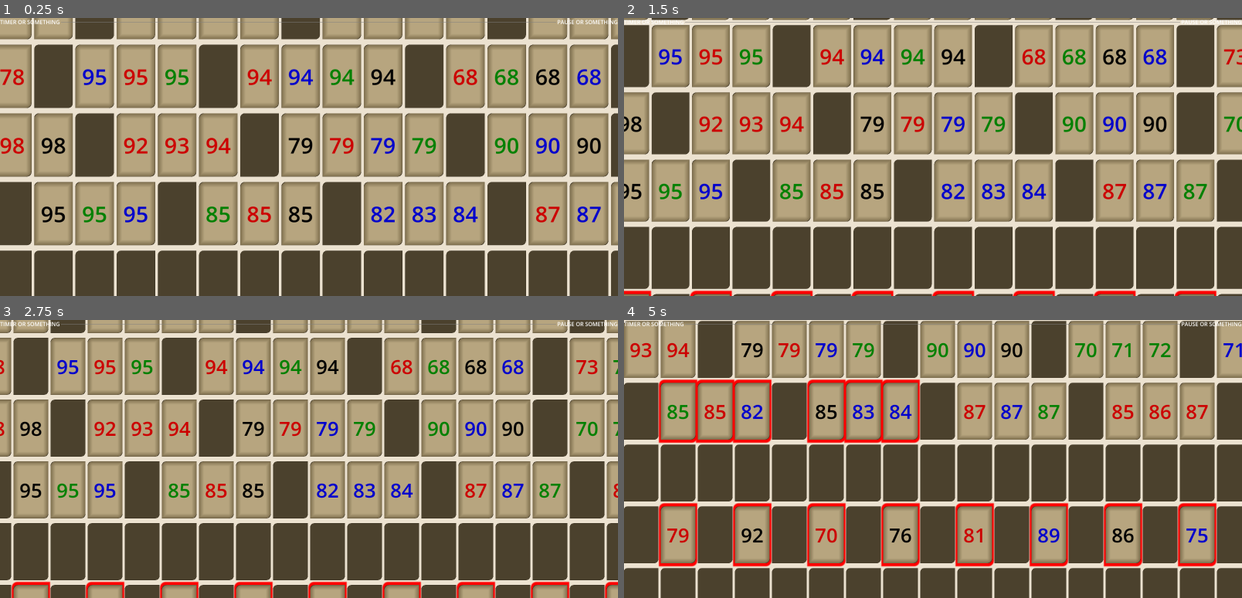
Above: before the commit, frames 1-4 (two rows, left to right).
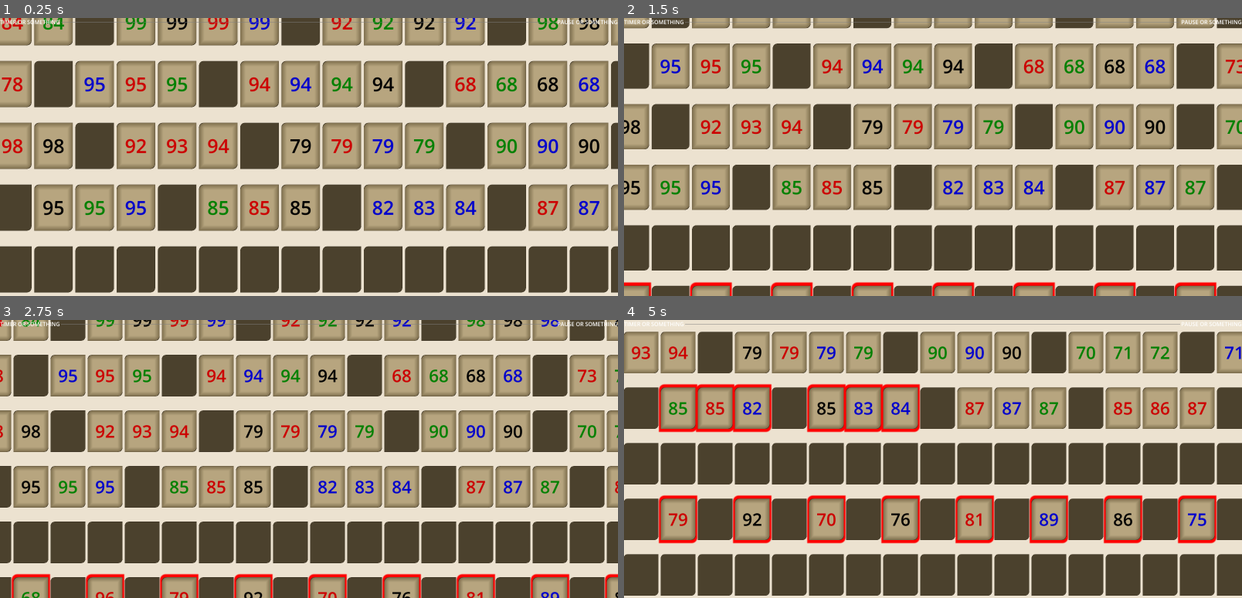
Above: after the commit, the same moments.

Repository: DaltonBaum/RummyCubed
Game: Godot game, scene res://scenes/game_board/game.tscn
Two runs of this game, one before a commit and one after it. Both use one fixed random seed, a clock stepped at 60 frames per second and the inputs below. This scene is started directly instead of the project's main scene.
Inputs (mouse positions are in pixels of both pictures, inside the frame that each line leads up to):
- Up to frame 1 (0.25 s): no input
- Up to frame 2 (1.5 s): tap Enter at 0.5 s; move the mouse to (1068, 143) at 0.52 s; hold D 0.53-1.25 s; click (1068, 143) at 0.67 s; tap Space at 1.25 s; drag from (809, 170) to (902, 212) at 1.27 s
- Up to frame 3 (2.75 s): tap Enter at 2 s; move the mouse to (370, 397) at 2.02 s; hold D from 2.03 s (still down)
- Up to frame 4 (5 s): release D at 2.75 s; tap Space at 2.75 s; drag from (902, 514) to (747, 417) at 2.77 s; move the mouse to (1118, 500) at 3.52 s; hold A 3.53-4.25 s; tap Enter at 4.25 s; drag from (747, 417) to (840, 389) at 4.27 s

The runs differ from the first frame. In frame 1, 33% of the frame differs, in the area x 0-100%, y 0-100%; in frame 2, 39%; in frame 3, 37%; in frame 4, 37%.

Commit message:
Changes from walton

Diff:
--- a/resources/tiles/tile.tres
+++ b/resources/tiles/tile.tres
@@ -12,5 +12,5 @@
 corner_radius_bottom_right = 16
 
 [resource]
-Label/font_sizes/font_size = 64
+Label/font_sizes/font_size = 56
 PanelContainer/styles/panel = SubResource("StyleBoxFlat_t5kiw")
--- a/scenes/game_board/board.tscn
+++ b/scenes/game_board/board.tscn
@@ -4,5 +4,5 @@
 
 [node name="Board" type="GridContainer"]
 theme_override_constants/h_separation = 0
-theme_override_constants/v_separation = 0
+theme_override_constants/v_separation = 30
 script = ExtResource("1_4n8h1")
--- a/scenes/game_board/tile_slot.tscn
+++ b/scenes/game_board/tile_slot.tscn
@@ -5,7 +5,7 @@
 
 [node name="TileSlot" type="PanelContainer"]
 z_index = -1
-custom_minimum_size = Vector2(120, 200)
+custom_minimum_size = Vector2(120, 150)
 offset_right = 30.0
 offset_bottom = 50.0
 theme = ExtResource("1_rqpwq")
